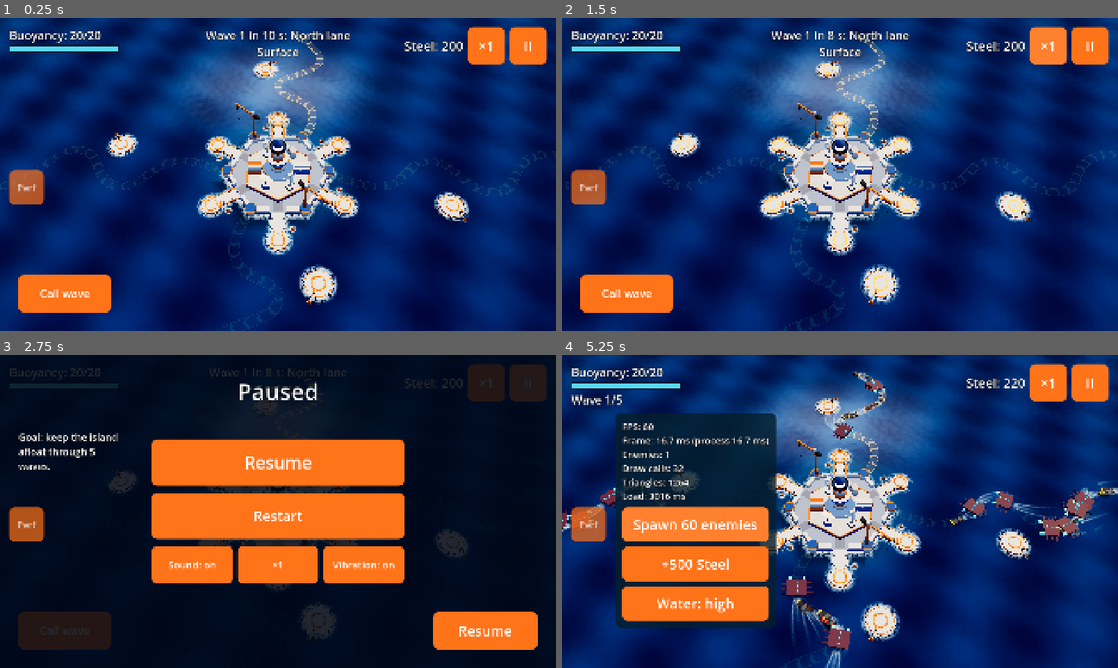
Above: before the commit, frames 1-4 (two rows, left to right).
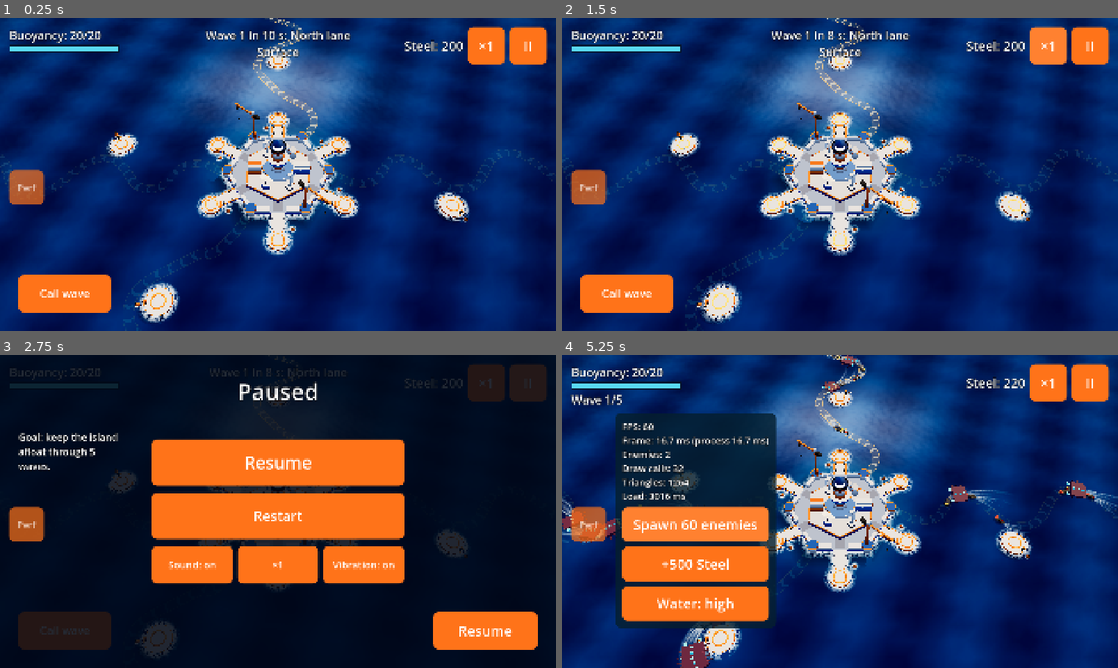
Above: after the commit, the same moments.

Repository: tinydustrystudio-hub/Hai-trinh
Game: Godot game, scene res://main/boot.tscn
The game is run twice, just before and just after one commit, with the same random seed, the same clock (stepped at 60 frames per second) and the same inputs.
Inputs:
- Up to frame 1 (0.25 s): no input
- Up to frame 2 (1.5 s): click "×1" at 0.5 s; click "×2" at 1.25 s
- Up to frame 3 (2.75 s): click "II" at 2 s
- Up to frame 4 (5.25 s): click "Restart" at 2.75 s; click "Call wave" at 3.5 s; click "Perf" at 4.25 s; click "Spawn 60 enemies" at 5 s

The runs differ from the first frame. In frame 1, 3.7% of the frame differs, in the area x 0-100%, y 0-100%; in frame 2, 3.7%; in frame 3, 1.0%; in frame 4, 7.5%.

Commit message:
Góp ý 3: bản đồ cân bằng bốn phía, luồng dài hơn, gấp đôi số địch
- Bốn luồng dài gần bằng nhau (khoảng 31–32 ô), xuất phát sát mép màn hình
  khi thu nhỏ hết cỡ; mỗi luồng có một đảo vệ tinh canh.
- Camera: vào trận ở khoảng cách cũ (đảo chiếm khoảng 1/3 màn hình), thu nhỏ
  thêm tới toàn cảnh; mặt nước rộng hơn để không lộ mép.
- Số địch mỗi nhóm gấp đôi, nhịp sinh nhanh gấp đôi; mỗi đợt vẫn dưới 60.

Co-Authored-By: Claude Opus 5.5 <noreply@anthropic.com>
Claude-Session: https://claude.ai/code/session_017DSNC8MWevobFBo6fQDEF6

Diff:
--- a/battle/battle_camera.gd
+++ b/battle/battle_camera.gd
@@ -40,7 +40,7 @@
 	bounds_zoomed_in = layout.camera_zoom_bounds
 	max_distance = layout.camera_distance
 	min_distance = minf(layout.camera_min_distance, layout.camera_distance)
-	distance = max_distance
+	distance = layout.start_distance()
 	pitch_degrees = layout.camera_pitch_degrees
 	fov = FIELD_OF_VIEW
 	velocity = Vector2.ZERO
--- a/battle/ocean/ocean.gd
+++ b/battle/ocean/ocean.gd
@@ -7,7 +7,7 @@
 
 enum Quality { LOW, HIGH }
 
-const SIZE: float = 320.0
+const SIZE: float = 440.0
 const SUBDIVISIONS: Dictionary[Quality, int] = { Quality.LOW: 63, Quality.HIGH: 127 }
 const WAVE_COUNTS: Dictionary[Quality, int] = { Quality.LOW: 2, Quality.HIGH: 3 }
 const WATER_SHADER: Shader = preload("res://battle/ocean/water.gdshader")
--- a/core/data/map_layout.gd
+++ b/core/data/map_layout.gd
@@ -45,10 +45,20 @@
 @export var camera_start: Vector2 = Vector2.ZERO
 ## Khoảng cách từ camera tới điểm nhìn khi thu nhỏ hết cỡ (thấy toàn bộ chiến trường).
 @export var camera_distance: float = 60.0
+## Khoảng cách lúc vào trận (đảo chính chiếm khoảng 1/3 chiều cao màn hình); 0 = thu nhỏ hết cỡ.
+@export var camera_start_distance: float = 0.0
 ## Khoảng cách khi phóng to hết cỡ (đảo chính gần đầy màn hình).
 @export var camera_min_distance: float = 30.0
 ## Góc nghiêng của camera so với mặt nước, độ.
 @export var camera_pitch_degrees: float = 55.0
+
+
+## Khoảng cách camera lúc vào trận, kẹp trong giới hạn thu phóng.
+func start_distance() -> float:
+	var farthest: float = camera_distance
+	if camera_start_distance <= 0.0:
+		return farthest
+	return clampf(camera_start_distance, minf(camera_min_distance, farthest), farthest)
 
 
 func lane_count() -> int:
--- a/data/maps/north_dock_layout.tres
+++ b/data/maps/north_dock_layout.tres
@@ -10,15 +10,16 @@
 starting_buoyancy = 20
 fortress_center = Vector3(0, 0, 0)
 fortress_radius = 14.0
-satellite_centers = PackedVector3Array(-4, 0, -42, 44, 0, 10, -44, 0, -10, 9, 0, 30)
+satellite_centers = PackedVector3Array(0, 0, -46, 44, 0, 10, -44, 0, -10, -26, 0, 34)
 satellite_radius = 3.0
 sun_direction = Vector3(0.45, 0.6, -0.65)
-pad_positions = PackedVector3Array(16.89, 0, 9.75, 0, 0, 19.5, -16.89, 0, 9.75, -16.89, 0, -9.75, -0, 0, -19.5, 16.89, 0, -9.75, -4, 0, -42, 44, 0, 10, -44, 0, -10, 9, 0, 30)
+pad_positions = PackedVector3Array(16.89, 0, 9.75, 0, 0, 19.5, -16.89, 0, 9.75, -16.89, 0, -9.75, -0, 0, -19.5, 16.89, 0, -9.75, 0, 0, -46, 44, 0, 10, -44, 0, -10, -26, 0, 34)
 lane_name_keys = Array[StringName]([&"LANE_NORTH", &"LANE_EAST", &"LANE_WEST", &"LANE_SOUTH"])
-lane_points = Array[PackedVector3Array]([PackedVector3Array(6, 0, -60, 14, 0, -46, 0, 0, -34, 10, 0, -24, 7.3, 0, -12.64), PackedVector3Array(94, 0, -2, 72, 0, -6, 56, 0, 6, 42, 0, -4, 28, 0, 4, 14.6, 0, 0), PackedVector3Array(-94, 0, 0, -72, 0, 4, -56, 0, -8, -42, 0, 4, -28, 0, -4, -14.6, 0, 0), PackedVector3Array(-6, 0, 58, -14, 0, 44, 0, 0, 34, -10, 0, 24, -7.3, 0, 12.64)])
+lane_points = Array[PackedVector3Array]([PackedVector3Array(-4, 0, -104, 8, 0, -90, -8, 0, -76, 8, 0, -62, -6, 0, -48, -2, 0, -34, 10, 0, -22, 7.3, 0, -12.64), PackedVector3Array(112, 0, 2, 96, 0, -8, 80, 0, 6, 64, 0, -7, 48, 0, 5, 34, 0, -5, 24, 0, 3, 14.6, 0, 0), PackedVector3Array(-112, 0, -2, -96, 0, 8, -80, 0, -6, -64, 0, 7, -48, 0, -5, -34, 0, 5, -24, 0, -3, -14.6, 0, 0), PackedVector3Array(22, 0, 62, 34, 0, 52, 22, 0, 43, 0, 0, 44, -22, 0, 44, -32, 0, 34, -20, 0, 24, -14, 0, 22, -7.3, 0, 12.64)])
 camera_bounds = Rect2(-10, -8, 20, 16)
-camera_zoom_bounds = Rect2(-55, -42, 110, 80)
+camera_zoom_bounds = Rect2(-90, -86, 180, 132)
 camera_start = Vector2(0, 0)
-camera_distance = 104.0
+camera_distance = 150.0
+camera_start_distance = 104.0
 camera_min_distance = 46.0
 camera_pitch_degrees = 55.0
--- a/data/waves/north_dock_waves.tres
+++ b/data/waves/north_dock_waves.tres
@@ -10,8 +10,8 @@
 [sub_resource type="Resource" id="SpawnGroup_w1g1"]
 script = ExtResource("3_group")
 enemy = ExtResource("4_raider_skiff")
-count = 6
-interval = 1.5
+count = 12
+interval = 0.75
 lane_index = 0
 delay = 0.0
 
@@ -23,16 +23,16 @@
 [sub_resource type="Resource" id="SpawnGroup_w2g1"]
 script = ExtResource("3_group")
 enemy = ExtResource("4_raider_skiff")
-count = 8
-interval = 1.5
+count = 16
+interval = 0.75
 lane_index = 0
 delay = 0.0
 
 [sub_resource type="Resource" id="SpawnGroup_w2g2"]
 script = ExtResource("3_group")
 enemy = ExtResource("5_ram_drone")
-count = 3
-interval = 2.0
+count = 6
+interval = 1.0
 lane_index = 1
 delay = 6.0
 
@@ -44,32 +44,32 @@
 [sub_resource type="Resource" id="SpawnGroup_w3g1"]
 script = ExtResource("3_group")
 enemy = ExtResource("4_raider_skiff")
-count = 4
-interval = 1.5
+count = 8
+interval = 0.75
 lane_index = 0
 delay = 0.0
 
 [sub_resource type="Resource" id="SpawnGroup_w3g2"]
 script = ExtResource("3_group")
 enemy = ExtResource("4_raider_skiff")
-count = 3
-interval = 1.5
+count = 6
+interval = 0.75
 lane_index = 1
 delay = 2.0
 
 [sub_resource type="Resource" id="SpawnGroup_w3g3"]
 script = ExtResource("3_group")
 enemy = ExtResource("4_raider_skiff")
-count = 3
-interval = 1.5
+count = 6
+interval = 0.75
 lane_index = 2
 delay = 4.0
 
 [sub_resource type="Resource" id="SpawnGroup_w3g4"]
 script = ExtResource("3_group")
 enemy = ExtResource("6_spiked_crab")
-count = 1
-interval = 0.0
+count = 2
+interval = 3.0
 lane_index = 0
 delay = 8.0
 
@@ -81,32 +81,32 @@
 [sub_resource type="Resource" id="SpawnGroup_w4g1"]
 script = ExtResource("3_group")
 enemy = ExtResource("4_raider_skiff")
-count = 4
-interval = 1.2
+count = 8
+interval = 0.6
 lane_index = 1
 delay = 0.0
 
 [sub_resource type="Resource" id="SpawnGroup_w4g2"]
 script = ExtResource("3_group")
 enemy = ExtResource("5_ram_drone")
-count = 3
-interval = 0.4
+count = 6
+interval = 0.2
 lane_index = 1
 delay = 7.0
 
 [sub_resource type="Resource" id="SpawnGroup_w4g3"]
 script = ExtResource("3_group")
 enemy = ExtResource("4_raider_skiff")
-count = 4
-interval = 1.2
+count = 8
+interval = 0.6
 lane_index = 2
 delay = 3.0
 
 [sub_resource type="Resource" id="SpawnGroup_w4g4"]
 script = ExtResource("3_group")
 enemy = ExtResource("5_ram_drone")
-count = 3
-interval = 0.4
+count = 6
+interval = 0.2
 lane_index = 2
 delay = 10.0
 
@@ -118,64 +118,64 @@
 [sub_resource type="Resource" id="SpawnGroup_w5g1"]
 script = ExtResource("3_group")
 enemy = ExtResource("4_raider_skiff")
-count = 3
-interval = 1.2
+count = 6
+interval = 0.6
 lane_index = 0
 delay = 0.0
 
 [sub_resource type="Resource" id="SpawnGroup_w5g2"]
 script = ExtResource("3_group")
 enemy = ExtResource("6_spiked_crab")
-count = 1
-interval = 0.0
+count = 2
+interval = 3.0
 lane_index = 0
 delay = 10.0
 
 [sub_resource type="Resource" id="SpawnGroup_w5g3"]
 script = ExtResource("3_group")
 enemy = ExtResource("4_raider_skiff")
-count = 3
-interval = 1.2
+count = 6
+interval = 0.6
 lane_index = 1
 delay = 2.0
 
 [sub_resource type="Resource" id="SpawnGroup_w5g4"]
 script = ExtResource("3_group")
 enemy = ExtResource("5_ram_drone")
-count = 3
-interval = 0.5
+count = 6
+interval = 0.25
 lane_index = 1
 delay = 8.0
 
 [sub_resource type="Resource" id="SpawnGroup_w5g5"]
 script = ExtResource("3_group")
 enemy = ExtResource("4_raider_skiff")
-count = 3
-interval = 1.2
+count = 6
+interval = 0.6
 lane_index = 2
 delay = 4.0
 
 [sub_resource type="Resource" id="SpawnGroup_w5g6"]
 script = ExtResource("3_group")
 enemy = ExtResource("5_ram_drone")
-count = 3
-interval = 0.5
+count = 6
+interval = 0.25
 lane_index = 2
 delay = 14.0
 
 [sub_resource type="Resource" id="SpawnGroup_w5g7"]
 script = ExtResource("3_group")
 enemy = ExtResource("6_spiked_crab")
-count = 1
-interval = 0.0
+count = 2
+interval = 3.0
 lane_index = 3
 delay = 6.0
 
 [sub_resource type="Resource" id="SpawnGroup_w5g8"]
 script = ExtResource("3_group")
 enemy = ExtResource("4_raider_skiff")
-count = 3
-interval = 1.2
+count = 6
+interval = 0.6
 lane_index = 3
 delay = 1.0
 
--- a/tests/test_battle_camera.gd
+++ b/tests/test_battle_camera.gd
@@ -80,6 +80,23 @@
 	camera.free()
 
 
+func test_start_distance_between_limits() -> void:
+	var layout: MapLayout = MapLayout.new()
+	layout.camera_distance = 150.0
+	layout.camera_min_distance = 46.0
+	assert_eq(layout.start_distance(), 150.0, "0 = vào trận ở toàn cảnh")
+	layout.camera_start_distance = 104.0
+	assert_eq(layout.start_distance(), 104.0)
+	layout.camera_start_distance = 400.0
+	assert_eq(layout.start_distance(), 150.0)
+	var camera: BattleCamera = BattleCamera.new()
+	layout.camera_start_distance = 104.0
+	camera.configure(layout)
+	assert_eq(camera.distance, 104.0)
+	assert_eq(camera.max_distance, 150.0)
+	camera.free()
+
+
 func test_zoom_is_clamped_to_limits() -> void:
 	var camera: BattleCamera = _zoom_camera()
 	camera.set_distance(10.0)
@@ -136,3 +153,26 @@
 	var layout: MapLayout = load("res://data/maps/north_dock_layout.tres")
 	assert_lt(layout.camera_min_distance, layout.camera_distance)
 	assert_true(layout.camera_zoom_bounds.encloses(layout.camera_bounds))
+
+
+func test_full_zoom_out_sees_whole_battlefield() -> void:
+	# Màn hình gốc 16:9: thu nhỏ hết cỡ thì thấy mọi bệ và cả bốn luồng (trừ điểm xuất phát ngay mép).
+	var layout: MapLayout = load("res://data/maps/north_dock_layout.tres")
+	var viewport: SubViewport = add_child_autofree(SubViewport.new())
+	viewport.size = Vector2i(1920, 1080)
+	var camera: BattleCamera = BattleCamera.new()
+	viewport.add_child(camera)
+	camera.configure(layout)
+	camera.make_current()
+	camera.set_distance(layout.camera_distance)
+	var screen: Rect2 = Rect2(Vector2.ZERO, Vector2(viewport.size))
+	var points: Array[Vector3] = []
+	points.append_array(layout.pad_positions)
+	for lane: PackedVector3Array in layout.lane_points:
+		points.append_array(lane.slice(1))
+	for point: Vector3 in points:
+		assert_true(screen.has_point(camera.unproject_position(point)), "thấy %s" % point)
+	# Điểm xuất phát nằm sát mép: địch đi vào từ mép màn hình.
+	for lane: PackedVector3Array in layout.lane_points:
+		var start: Vector2 = camera.unproject_position(lane[0])
+		assert_true(screen.grow(screen.size.x * 0.06).has_point(start), "luồng bắt đầu sát mép %s" % lane[0])
--- a/tests/test_battle_flow.gd
+++ b/tests/test_battle_flow.gd
@@ -68,7 +68,7 @@
 	assert_eq(_battle.state, BattleController.State.WON)
 	assert_eq(_waves_started, [0, 1, 2, 3, 4])
 	# Không lô cốt: mọi địch đều lọt.
-	assert_eq(_battle.buoyancy.value, 1000 - (6 + 17 + 12 + 26 + 34))
+	assert_eq(_battle.buoyancy.value, 1000 - 2 * (6 + 17 + 12 + 26 + 34))
 	assert_eq(_battle.enemy_pool.active_count(), 0)
 	assert_signal_emitted_with_parameters(Events, "battle_ended", [true])
 
--- a/tests/test_data.gd
+++ b/tests/test_data.gd
@@ -75,11 +75,11 @@
 
 func test_wave_composition_matches_plan() -> void:
 	var expected: Array[Array] = [
-		[6, 0, 0, [NORTH]],
-		[8, 3, 0, [NORTH, EAST]],
-		[10, 0, 1, [NORTH, EAST, WEST]],
-		[8, 6, 0, [EAST, WEST]],
-		[12, 6, 2, [NORTH, EAST, WEST, SOUTH]],
+		[12, 0, 0, [NORTH]],
+		[16, 6, 0, [NORTH, EAST]],
+		[20, 0, 2, [NORTH, EAST, WEST]],
+		[16, 12, 0, [EAST, WEST]],
+		[24, 12, 4, [NORTH, EAST, WEST, SOUTH]],
 	]
 	for i: int in expected.size():
 		var wave: Wave = _waves.waves[i]
@@ -92,7 +92,7 @@
 
 func test_first_wave_spacing() -> void:
 	var group: SpawnGroup = _waves.waves[0].groups[0]
-	assert_almost_eq(group.interval, 1.5, 0.0001)
+	assert_almost_eq(group.interval, 0.75, 0.0001)
 
 
 func test_groups_are_valid() -> void:
@@ -107,7 +107,14 @@
 
 
 func test_total_enemies() -> void:
-	assert_eq(_waves.total_enemy_count(), 6 + 11 + 11 + 14 + 20)
+	# Góp ý 3 của đạo diễn: gấp đôi số địch so với bản đầu (6, 11, 11, 14, 20).
+	assert_eq(_waves.total_enemy_count(), 2 * (6 + 11 + 11 + 14 + 20))
+
+
+func test_no_wave_exceeds_enemy_cap() -> void:
+	# Cả đợt cùng có mặt một lúc cũng không vượt trần hiệu năng.
+	for wave: Wave in _waves.waves:
+		assert_lte(wave.enemy_count(), BattleController.MAX_ACTIVE_ENEMIES)
 
 
 func test_group_last_spawn_time() -> void:
--- a/tests/test_map_layout.gd
+++ b/tests/test_map_layout.gd
@@ -103,3 +103,22 @@
 	assert_lte(LAYOUT.camera_bounds.size.x, LAYOUT.fortress_radius * 2.0, "chỉ kéo trượt nhẹ")
 	assert_lte(LAYOUT.camera_bounds.size.y, LAYOUT.fortress_radius * 2.0, "chỉ kéo trượt nhẹ")
 	assert_almost_eq(LAYOUT.camera_pitch_degrees, 55.0, 0.001)
+
+
+func test_four_lanes_are_balanced_and_long() -> void:
+	# Góp ý 3 của đạo diễn: bốn phía cân bằng như nhau, đường đi dài hơn bản đầu (dài nhất khoảng 18 ô).
+	var shortest: float = INF
+	var longest: float = 0.0
+	for lane: Lane in _lanes:
+		shortest = minf(shortest, lane.length())
+		longest = maxf(longest, lane.length())
+	assert_gte(shortest / MapLayout.UNITS_PER_CELL, 30.0, "luồng ngắn nhất phải từ 30 ô")
+	assert_lte(longest / shortest, 1.03, "bốn luồng dài gần bằng nhau")
+
+
+func test_one_satellite_per_lane() -> void:
+	for lane: Lane in _lanes:
+		var nearest: float = INF
+		for center: Vector3 in LAYOUT.satellite_centers:
+			nearest = minf(nearest, lane.distance_to(center))
+		assert_lte(nearest, MIN_TOWER_RANGE_CELLS * MapLayout.UNITS_PER_CELL, "luồng %d có đảo vệ tinh canh" % lane.lane_index)
